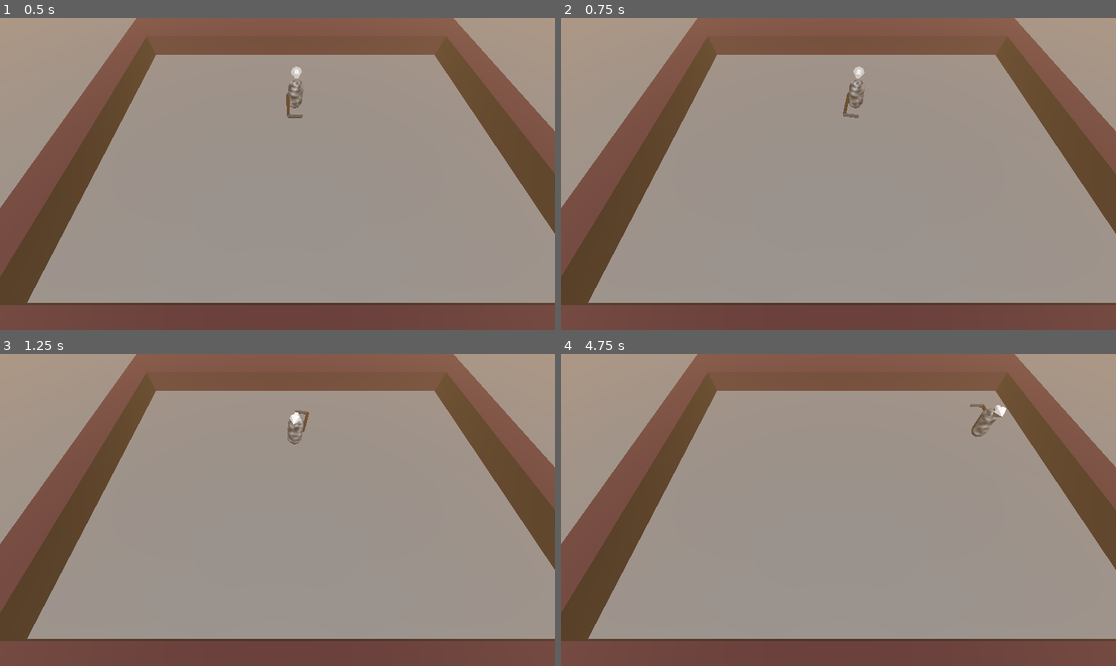
Above: before the commit, frames 1-4 (two rows, left to right).
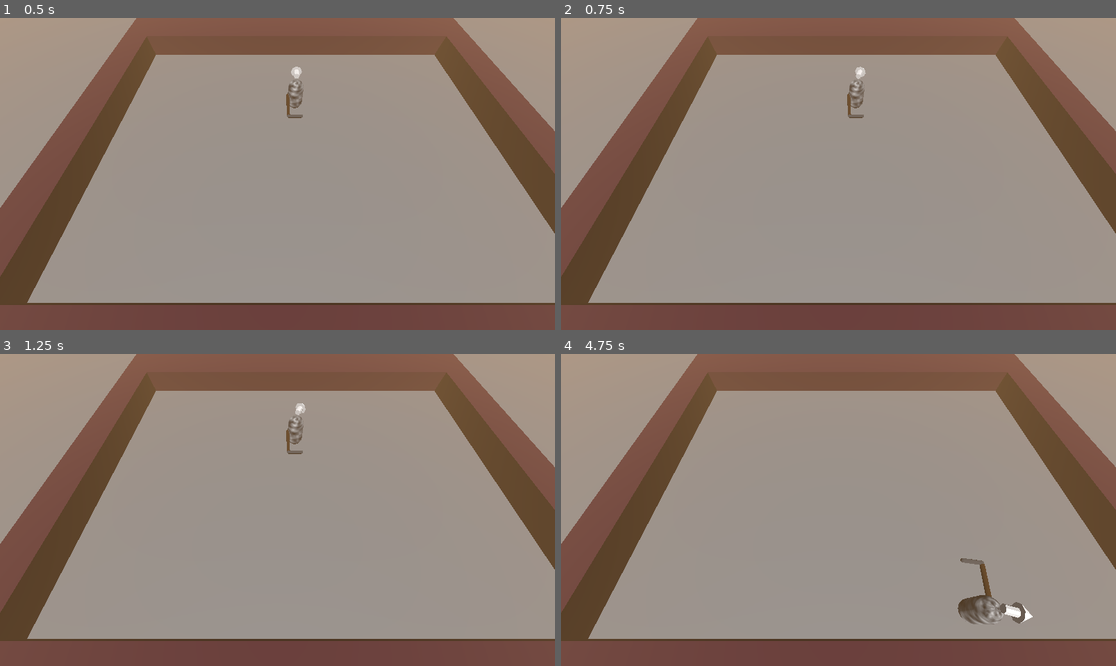
Above: after the commit, the same moments.

Repository: iloonio/serious-jam-2026
Game: Godot game, scene res://assets/play-scenes/InfiniteFlatStage.tscn
Two runs of this game, one before a commit and one after it. Both use one fixed random seed, a clock stepped at 60 frames per second and the inputs below.
Inputs:
- Up to frame 1 (0.5 s): no input
- Up to frame 2 (0.75 s): tap Enter at 0.5 s; hold D (right) from 0.53 s (still down); hold Space (charge) from 0.53 s (still down)
- Up to frame 3 (1.25 s): keep holding D (right); keep holding Space (charge)
- Up to frame 4 (4.75 s): release D (right) at 1.28 s; release Space (charge) at 1.28 s; hold A (left) 1.28-2.03 s; tap Space (charge) at 1.35, 2.85, 4.35 s; hold Space (charge) 2.03-2.78 s; hold D (right) 2.03-3.53 s; hold Space (charge) 3.53-4.28 s; hold A (left) from 3.53 s (still down)

Frame 1 is identical in both runs. In frame 2, 0.1% of the frame differs, in the area x 50-55%, y 15-33%; in frame 3, 0.3%; in frame 4, 1.1%, in the area x 71-85%, y 16-87%.

Commit message:
adjusted movement speed and added animation feedback to spinning

Diff:
--- a/assets/prefabs/Player.tscn
+++ b/assets/prefabs/Player.tscn
@@ -2,6 +2,7 @@
 
 [ext_resource type="Script" uid="uid://hwgtvlqym4bf" path="res://assets/scripts/player/PlayerMovement.gd" id="1_6l5ol"]
 [ext_resource type="PackedScene" uid="uid://crxkmydcqxp28" path="res://assets/visuals/imported-models/arrow.glb" id="2_6l5ol"]
+[ext_resource type="Script" uid="uid://dqmfprtr2qxqk" path="res://assets/prefabs/PlayerAnimator.gd" id="3_ilqrk"]
 
 [sub_resource type="PhysicsMaterial" id="PhysicsMaterial_cf6l3"]
 bounce = 1.0
@@ -43,7 +44,7 @@
 tracks/0/type = "value"
 tracks/0/imported = false
 tracks/0/enabled = true
-tracks/0/path = NodePath("CollisionShape3D/CharacterMesh:rotation")
+tracks/0/path = NodePath("CollisionShape3D/KeepRotationStatic/CharacterMesh:rotation")
 tracks/0/interp = 1
 tracks/0/loop_wrap = true
 tracks/0/keys = {
@@ -61,7 +62,7 @@
 tracks/0/type = "value"
 tracks/0/imported = false
 tracks/0/enabled = true
-tracks/0/path = NodePath("CollisionShape3D/CharacterMesh:rotation")
+tracks/0/path = NodePath("CollisionShape3D/KeepRotationStatic/CharacterMesh:rotation")
 tracks/0/interp = 1
 tracks/0/loop_wrap = true
 tracks/0/keys = {
@@ -81,7 +82,9 @@
 axis_lock_linear_y = true
 axis_lock_angular_x = true
 axis_lock_angular_z = true
+mass = 0.5
 physics_material_override = SubResource("PhysicsMaterial_cf6l3")
+linear_damp_mode = 1
 linear_damp = 1.0
 angular_damp = 10.0
 script = ExtResource("1_6l5ol")
@@ -89,12 +92,17 @@
 maxTorque = 0.2
 torqueAcceleration = 0.1
 torqueSlowDown = 1.0
-maxImpulse = 12.0
-maxChargeUpImpulse = 8.0
-minChargeUpImpulse = 4.0
+maxImpulse = 24.0
+maxChargeUpImpulse = 10.0
+minChargeUpImpulse = 5.0
 ChargeUpRate = 0.009999999999999998
-perfectChargeMinThreshold = 0.4
-perfectChargeMaxThreshold = 0.8
+perfectChargeMinThreshold = 0.7
+perfectChargeMaxThreshold = 0.9
+
+[node name="RemoteTransform3D" type="RemoteTransform3D" parent="." unique_id=1509044585]
+transform = Transform3D(1, 0, 0, 0, 1, 0, 0, 0, 1, 0, 1, 0)
+remote_path = NodePath("../CollisionShape3D/KeepRotationStatic/CharacterMesh")
+update_rotation = false
 
 [node name="debugMeshes" type="Node3D" parent="." unique_id=570032537]
 transform = Transform3D(1, 0, 0, 0, 1, 0, 0, 0, 1, 0, 2.2318163, 0)
@@ -110,21 +118,26 @@
 transform = Transform3D(1, 0, 0, 0, 1, 0, 0, 0, 1, 0, 1, 0)
 shape = SubResource("CapsuleShape3D_gubh5")
 
-[node name="CharacterMesh" type="Node3D" parent="CollisionShape3D" unique_id=1781405758]
+[node name="KeepRotationStatic" type="Node" parent="CollisionShape3D" unique_id=1835112467]
 
-[node name="Body" type="MeshInstance3D" parent="CollisionShape3D/CharacterMesh" unique_id=101751559]
+[node name="CharacterMesh" type="Node3D" parent="CollisionShape3D/KeepRotationStatic" unique_id=1781405758]
+transform = Transform3D(1, 0, 0, 0, 1, 0, 0, 0, 1, 0, 1, 0)
+
+[node name="Body" type="MeshInstance3D" parent="CollisionShape3D/KeepRotationStatic/CharacterMesh" unique_id=101751559]
 mesh = SubResource("CapsuleMesh_gubh5")
 
-[node name="Scythe" type="MeshInstance3D" parent="CollisionShape3D/CharacterMesh" unique_id=1002046919]
+[node name="Scythe" type="MeshInstance3D" parent="CollisionShape3D/KeepRotationStatic/CharacterMesh" unique_id=1002046919]
 transform = Transform3D(1, 0, 0, 0, -4.371139e-08, -1, 0, 1, -4.371139e-08, -0.50874084, 0, 1)
 mesh = SubResource("CapsuleMesh_uu7nu")
 
-[node name="Scythe2" type="MeshInstance3D" parent="CollisionShape3D/CharacterMesh" unique_id=1683390812]
+[node name="Scythe2" type="MeshInstance3D" parent="CollisionShape3D/KeepRotationStatic/CharacterMesh" unique_id=1683390812]
 transform = Transform3D(-4.371139e-08, -1, 0, -4.371139e-08, 1.9106855e-15, -1, 1, -4.371139e-08, -4.371139e-08, -0.1, 0, 2)
 mesh = SubResource("CapsuleMesh_nuc4o")
 
 [node name="AnimationPlayer" type="AnimationPlayer" parent="." unique_id=271724101]
-active = false
 libraries/ = SubResource("AnimationLibrary_ilqrk")
 autoplay = &"spin"
-speed_scale = 0.55
+speed_scale = 0.594
+script = ExtResource("3_ilqrk")
+
+[connection signal="isSpinning" from="." to="AnimationPlayer" method="_on_player_is_spinning"]
--- /dev/null
+++ b/assets/prefabs/PlayerAnimator.gd
@@ -0,0 +1,8 @@
+extends AnimationPlayer
+
+
+func _on_player_is_spinning(flag: bool, speed: float) -> void:
+	if flag:
+		self.play("spin", -1, speed)
+	else:
+		self.play("spin", -1, 0)
--- a/assets/scripts/player/PlayerMovement.gd
+++ b/assets/scripts/player/PlayerMovement.gd
@@ -41,6 +41,7 @@
 var velocityFactor: float = 0 #depends on chargeGauge
 var chargeGauge: float = 0 #incremented while charging
 var isCharging: bool = false
+signal isSpinning(flag: bool, speed: float)
 
 ## DirVec is the direction of our movement.
 ## DirVec is reduced overtime by being lerped towards the unit vection pointing forward
@@ -90,6 +91,10 @@
 	if(velocityFactor > 1):
 		print("current dirVec: ",dirVec)
 		apply_force(dirVec*velocityFactor)
+		isSpinning.emit(true, remap(velocityFactor, 0, maxImpulse, 0.5, 4))
+	else:
+		isSpinning.emit(false, 0.5)
+
 
 
 	## 4. reduce velocityFactor gently.
Not shown, added: assets/prefabs/PlayerAnimator.gd.uid
